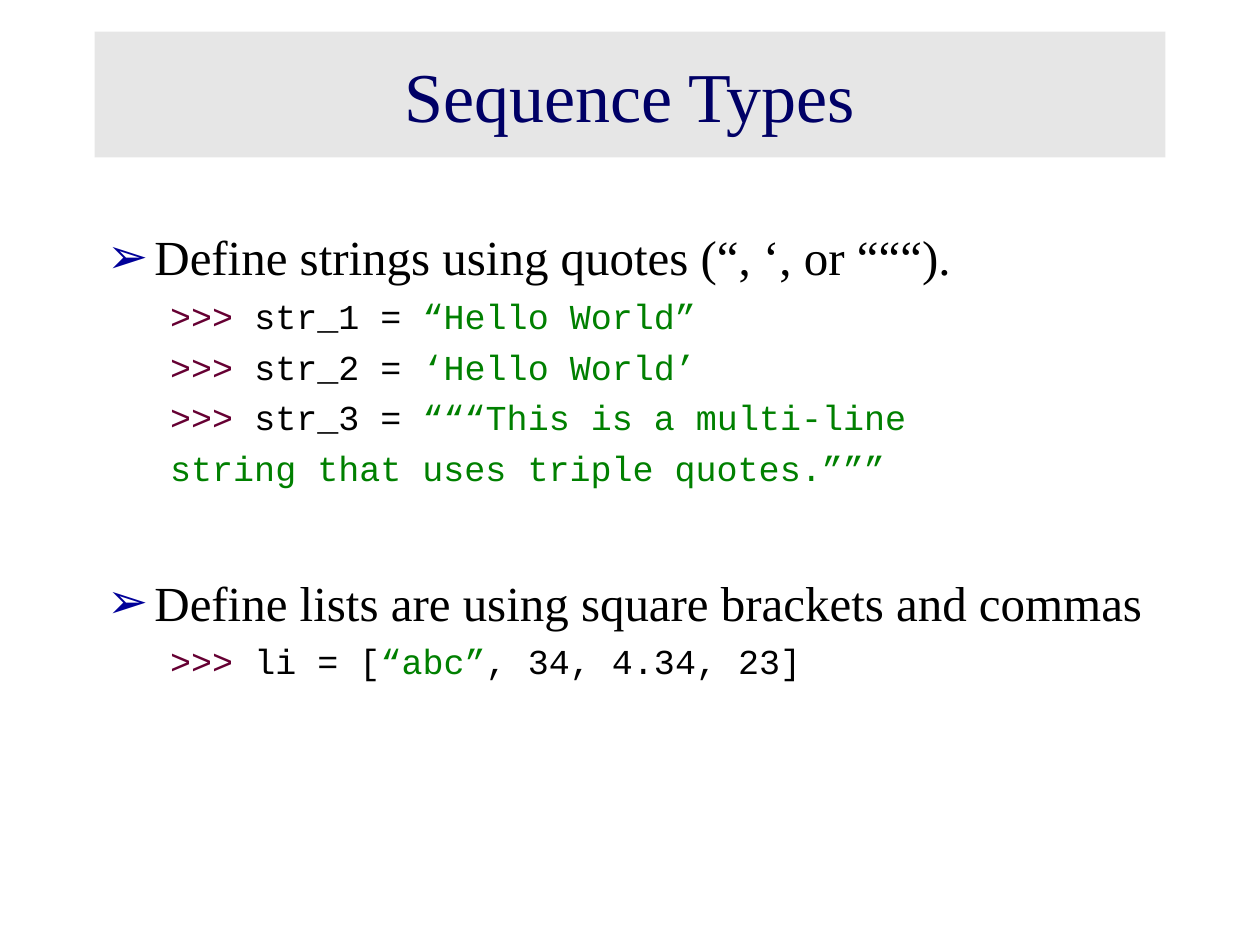
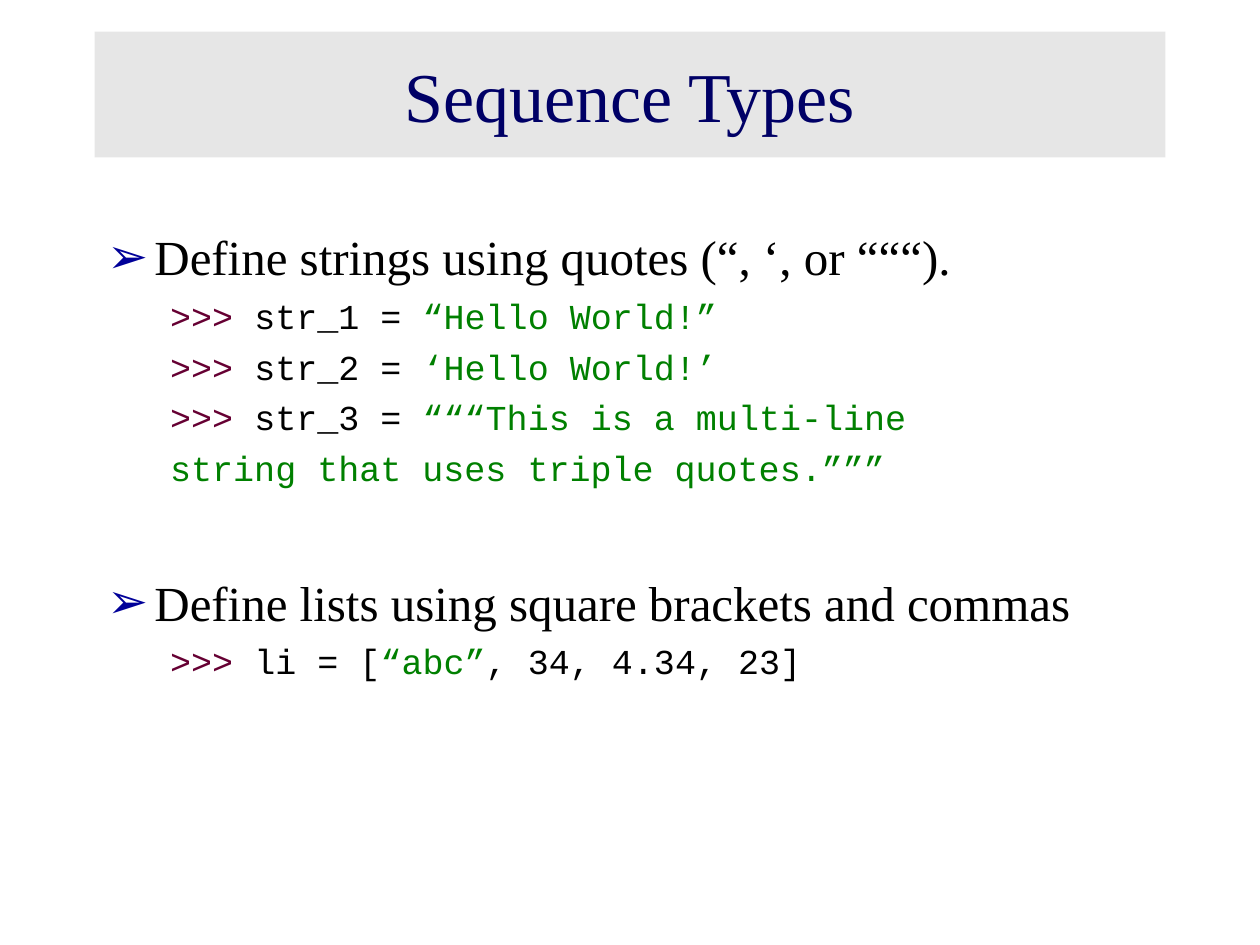
Before and after one commit to raaes0123/Python-training-resource, a slide deck: slide 4 of Python Day 2.ppt. Drawn at 1260x945 pixels with LibreOffice and Linux fonts; fonts in the diff are those of the drawing. Boxes give left, top, right and bottom in pixels: in the first picture for what was removed or moved away, otherwise in the second. Text is boxed around its words. In the diff, an @@ line names an element or a change of style, - is before the commit and + after.

```diff
--- a/Python Day 2.ppt
+++ b/Python Day 2.ppt
@@ text at (254,304,717,384): text changed @@
-  >>> str_1 = “Hello World”
-  >>> str_2 = ‘Hello World’
+  >>> str_1 = “Hello World!”
+  >>> str_2 = ‘Hello World!’
@@ text at (154,586,1070,630): text changed @@
-➢ Define lists are using square brackets and commas
+➢ Define lists using square brackets and commas
```
Also in this commit, not shown: 4 other slides changed, 7 slides added, 2 slides removed, 1 other file.
